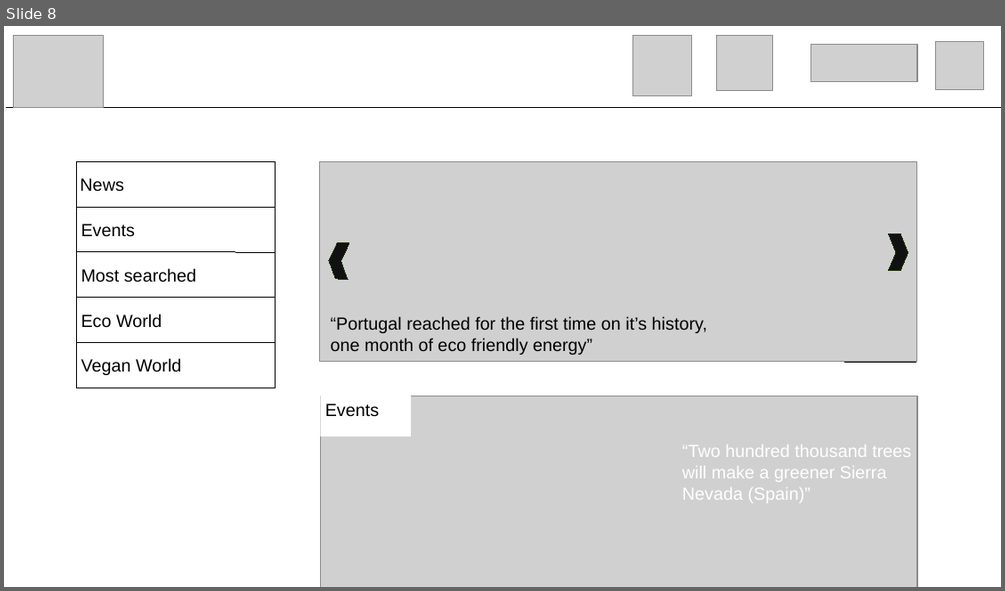
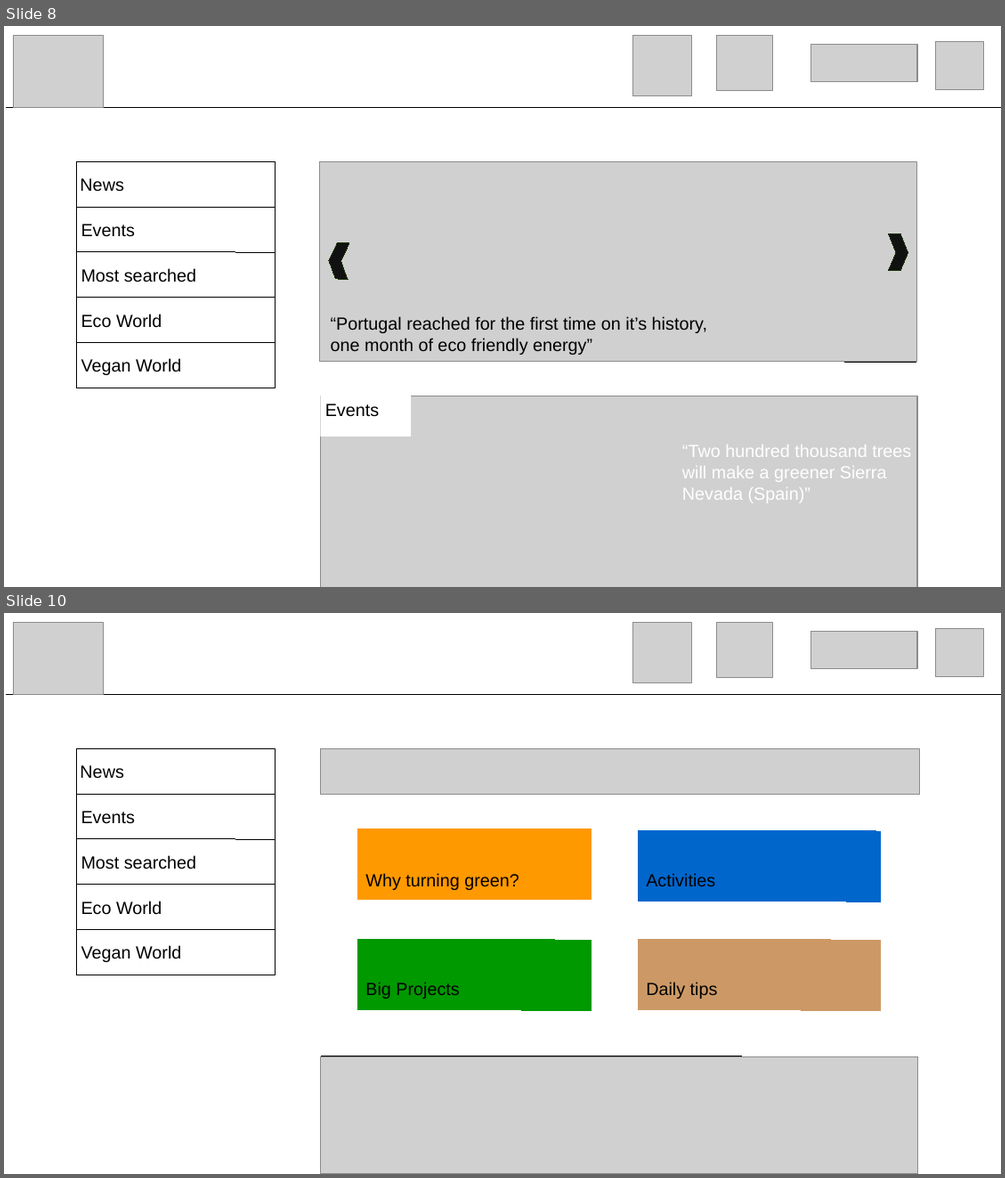
Before and after one commit to manugarcia101/EcoProject, a slide deck: Design/EcoWebStoryboard.odp. Shown one above the other, each under a label of ours: slide 8 before the commit, slides 8 and 10 after it; the slides between them are not shown. The pictures are 1005x591 and 1005x1178 pixels, drawn with LibreOffice and Linux fonts; fonts in the diff are those of the drawing; grey boxes stand for pictures. Boxes give left, top, right and bottom in pixels: in the first picture for what was removed or moved away, otherwise in the second. Text is boxed around its words. In the diff, an @@ line names an element or a change of style, - is before the commit and + after.

```diff
--- a/Design/EcoWebStoryboard.odp
+++ b/Design/EcoWebStoryboard.odp
@@ slide 10 added at [4, 613, 1001, 1174], background #FFFFFF @@
@@ picture added at [13, 622, 104, 694] @@
@@ picture added at [632, 622, 691, 682] @@
@@ picture added at [717, 622, 773, 678] @@
@@ picture added at [812, 631, 917, 669] @@
@@ picture added at [936, 629, 984, 676] @@
@@ freeform shape added at [6, 694, 1001, 694], outline #000000 0 pt @@
@@ freeform shape added at [76, 748, 275, 975], fill #FFFFFF, outline #000000 0 pt @@
@@ title added at [80, 765, 123, 779], 14 pt, text #000000 @@
+News
@@ freeform shape added at [320, 748, 917, 1174], fill #FFFFFF, outline #FFFFFF 0 pt @@
@@ freeform shape added at [321, 748, 918, 794], fill #FFFFFF, outline #000000 0 pt @@
@@ picture added at [321, 748, 920, 794] @@
@@ line added from (76, 794) to (275, 794), #000000 0 pt @@
@@ title added at [81, 811, 135, 824], 14 pt, text #000000 @@
+Events
@@ line added from (76, 839) to (275, 839), #000000 0 pt @@
@@ freeform shape added at [356, 828, 592, 900], fill #FF9900, outline #FFFFFF 0 pt @@
@@ freeform shape added at [637, 830, 882, 902], fill #0066CC, outline #FFFFFF 0 pt @@
@@ title added at [81, 855, 196, 869], 14 pt, text #000000 @@
+Most searched
@@ title added at [365, 873, 519, 890], 14 pt, text #000000 @@
+Why turning green?
@@ title added at [646, 873, 715, 886], 14 pt, text #000000 @@
+Activities
@@ line added from (76, 884) to (275, 884), #000000 0 pt @@
@@ title added at [81, 900, 162, 915], 14 pt, text #000000 @@
+Eco World
@@ line added from (76, 930) to (275, 930), #000000 0 pt @@
@@ title added at [81, 945, 181, 962], 14 pt, text #000000 @@
+Vegan World
@@ freeform shape added at [356, 939, 592, 1011], fill #009900, outline #FFFFFF 0 pt @@
@@ freeform shape added at [637, 939, 882, 1011], fill #CC9966, outline #FFFFFF 0 pt @@
@@ title added at [365, 981, 459, 998], 14 pt, text #000000 @@
+Big Projects
@@ title added at [646, 981, 718, 998], 14 pt, text #000000 @@
+Daily tips
@@ freeform shape added at [321, 1056, 918, 1174], fill #FFFFFF, outline #000000 0 pt @@
@@ picture added at [321, 1057, 917, 1174] @@
```
Also in this commit, not shown: 2 slides changed, 1 other slide added, 7 other files.
